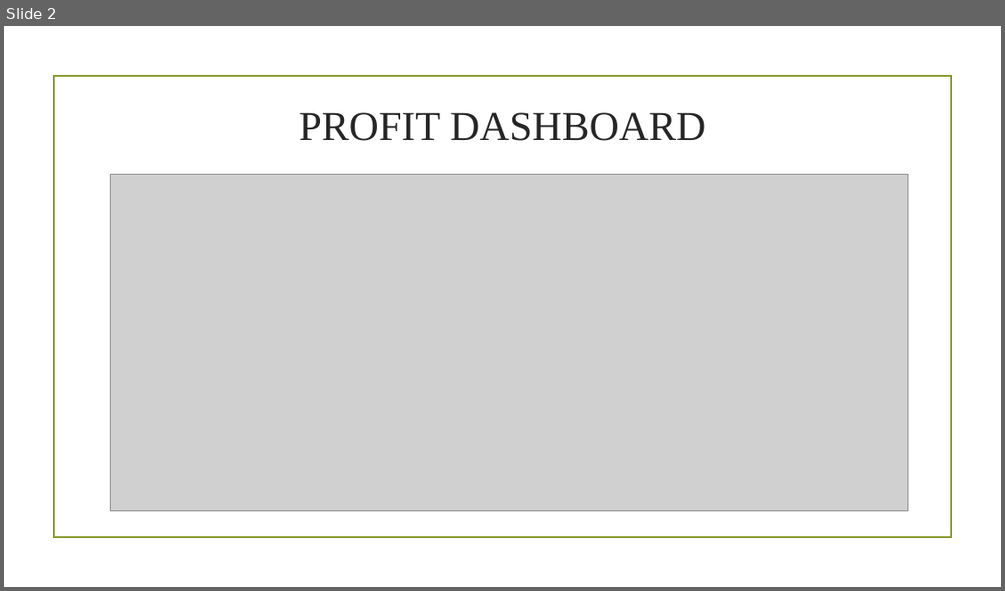
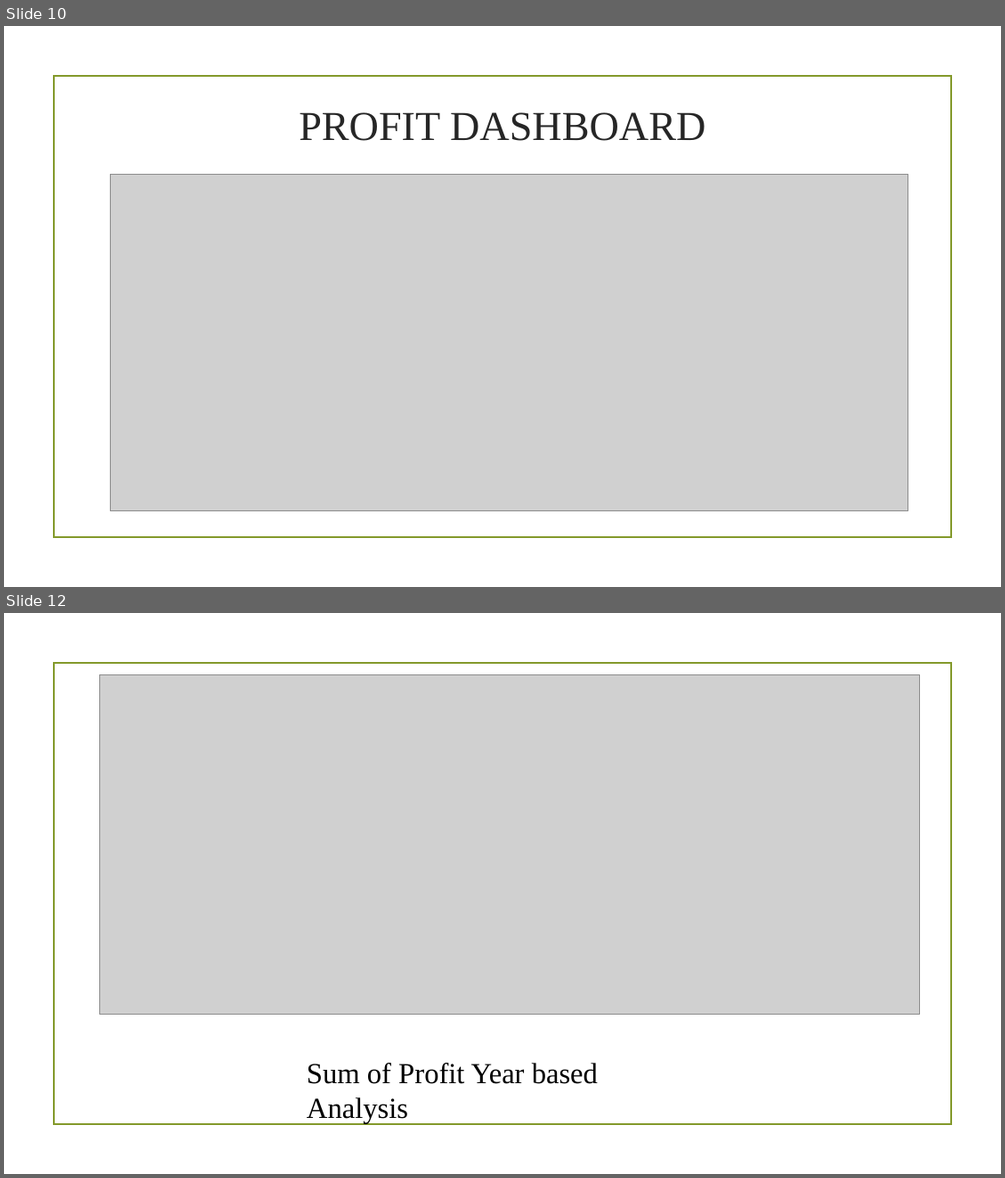
Before and after one commit to Leon199630/WALMART-ANALYSIS, a slide deck: WALMART PPT.pptx. Shown one above the other, each under a label of ours: slide 2 before the commit, slides 10 and 12 after it; the slides between them are not shown. The pictures are 1005x591 and 1005x1178 pixels, drawn with LibreOffice and Linux fonts; fonts in the diff are those of the drawing; grey boxes stand for pictures; background and template pictures are left out. Boxes give left, top, right and bottom in pixels: in the first picture for what was removed or moved away, otherwise in the second. Text is boxed around its words. In the diff, an @@ line names an element or a change of style, - is before the commit and + after.

```diff
--- a/WALMART PPT.pptx
+++ b/WALMART PPT.pptx
@@ slide 12 added at bbox=[4, 613, 1001, 1174], background picture (left out); not listed: 1 template element that a slide beside it also shows @@
@@ picture added at bbox=[100, 674, 920, 1013] @@
@@ text added at bbox=[307, 1062, 598, 1124], 28 pt, text #000000 @@
+Sum of Profit Year based Analysis
@@ what was slide 2 is now slide 10 @@
```
Also in this commit, not shown: 1 slide changed, 19 other slides added, 2 slides removed.
